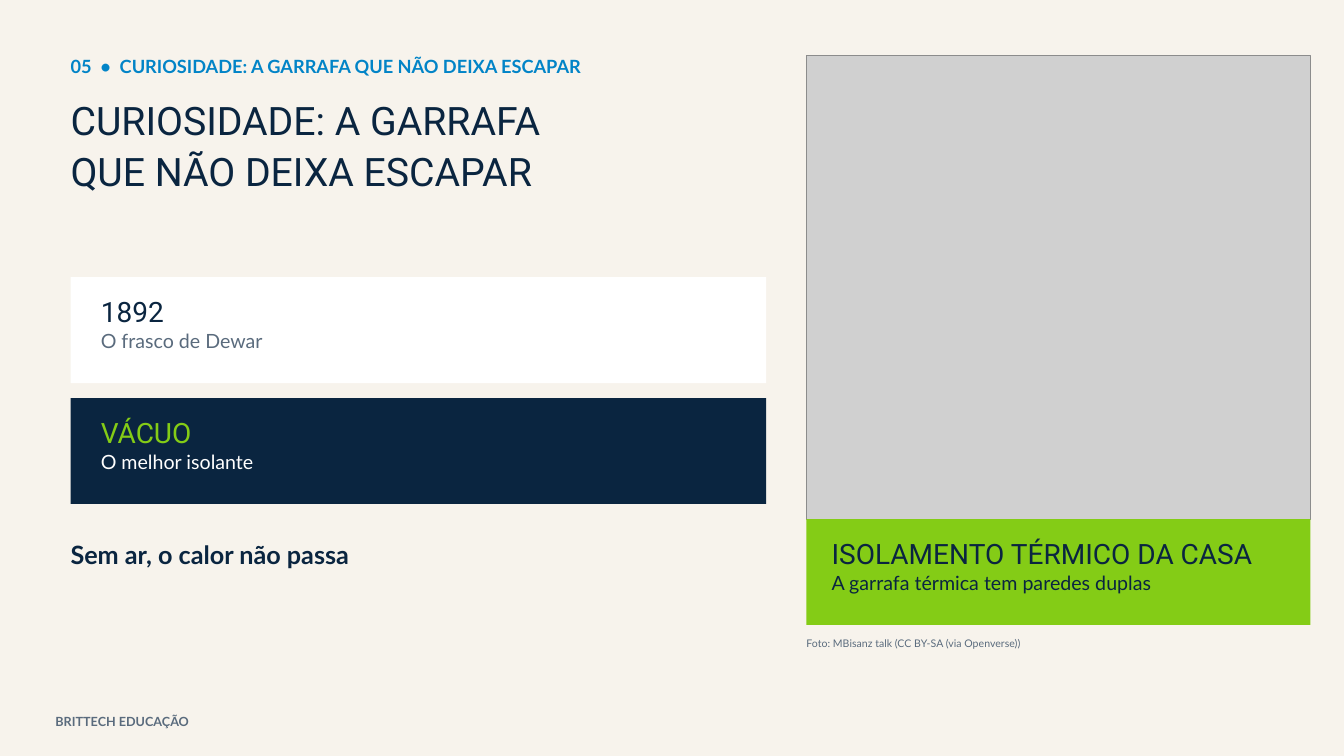
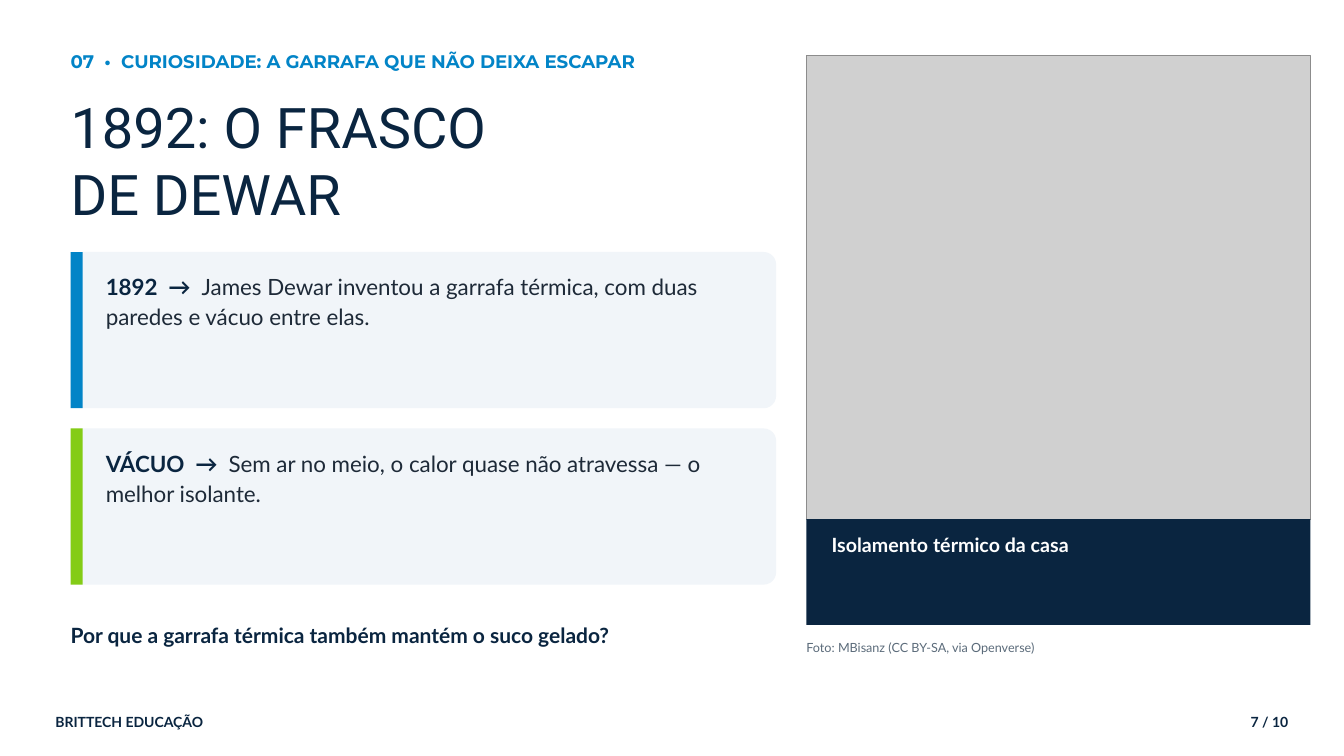
Before and after one commit to thiagollipe-web/brittech-educacao-aulas, a slide deck: slide 7 of ensino-medio/fisica-1serie-sistemas-termicos.pptx (slide 5 before the commit). Drawn at 1344x756 pixels with LibreOffice and Linux fonts; fonts in the diff are those of the drawing; grey boxes stand for pictures. Boxes give left, top, right and bottom in pixels: in the first picture for what was removed or moved away, otherwise in the second. Text is boxed around its words. In the diff, an @@ line names an element or a change of style, - is before the commit and + after.

```diff
--- a/ensino-medio/fisica-1serie-sistemas-termicos.pptx
+++ b/ensino-medio/fisica-1serie-sistemas-termicos.pptx
@@ rectangle removed at [0,0,1344,756] @@
@@ text at [71,51,635,71]: text changed; font Lato to Montserrat @@
-05 • CURIOSIDADE: A GARRAFA QUE NÃO DEIXA ESCAPAR
+07 • CURIOSIDADE: A GARRAFA QUE NÃO DEIXA ESCAPAR
@@ text at [71,107,486,215]: text changed; size 14 to 40 pt; font Lato to Roboto; text colour #5A6B7D to #0A2540 @@
-1892
-O frasco de Dewar
+1892: O FRASCO
+DE DEWAR
@@ text removed at [71,106,540,191] @@
-CURIOSIDADE: A GARRAFA
-QUE NÃO DEIXA ESCAPAR
@@ rounded rectangle added at [71,252,776,408], fill #F1F5F9 @@
@@ rectangle added at [71,252,83,408], fill #0284C7 @@
@@ rectangle removed at [71,277,766,383] @@
@@ text added at [106,278,698,329], 16 pt, text #1E2A38 @@
+1892 → James Dewar inventou a garrafa térmica, com duas paredes e vácuo entre elas.
@@ rectangle removed at [71,398,766,504] @@
@@ text removed at [101,417,253,469] @@
-VÁCUO
-O melhor isolante
@@ rounded rectangle added at [71,429,776,585], fill #F1F5F9 @@
@@ rectangle added at [71,429,83,585], fill #84CC16 @@
@@ text at [106,452,701,502]: text changed; size 18 to 16 pt; text colour #0A2540 to #1E2A38; bold off @@
-Sem ar, o calor não passa
+VÁCUO → Sem ar no meio, o calor quase não atravessa — o melhor isolante.
@@ rectangle at [807,519,1311,625]: fill #84CC16 to #0A2540 @@
@@ text at [832,537,1069,552]: text changed; text colour #0A2540 to #FFFFFF; bold on @@
-ISOLAMENTO TÉRMICO DA CASA
-A garrafa térmica tem paredes duplas
+Isolamento térmico da casa
@@ text added at [71,627,609,647], 15 pt, text #0A2540, bold @@
+Por que a garrafa térmica também mantém o suco gelado?
@@ text at [806,642,1034,654]: text changed; size 7.5 to 9 pt; text colour #5A6B7D to #5B6B7A @@
-Foto: MBisanz talk (CC BY-SA (via Openverse))
+Foto: MBisanz (CC BY-SA, via Openverse)
@@ text "BRITTECH EDUCAÇÃO" at [55,715,204,730]: size 9 to 10 pt, text colour #5A6B7D to #0A2540 @@
@@ text added at [1251,716,1288,727], 10 pt, text #0A2540, bold @@
+7 / 10
```
Also in this commit, not shown: 2 other slides changed, 7 slides added, 5 slides removed, 4 other files.
